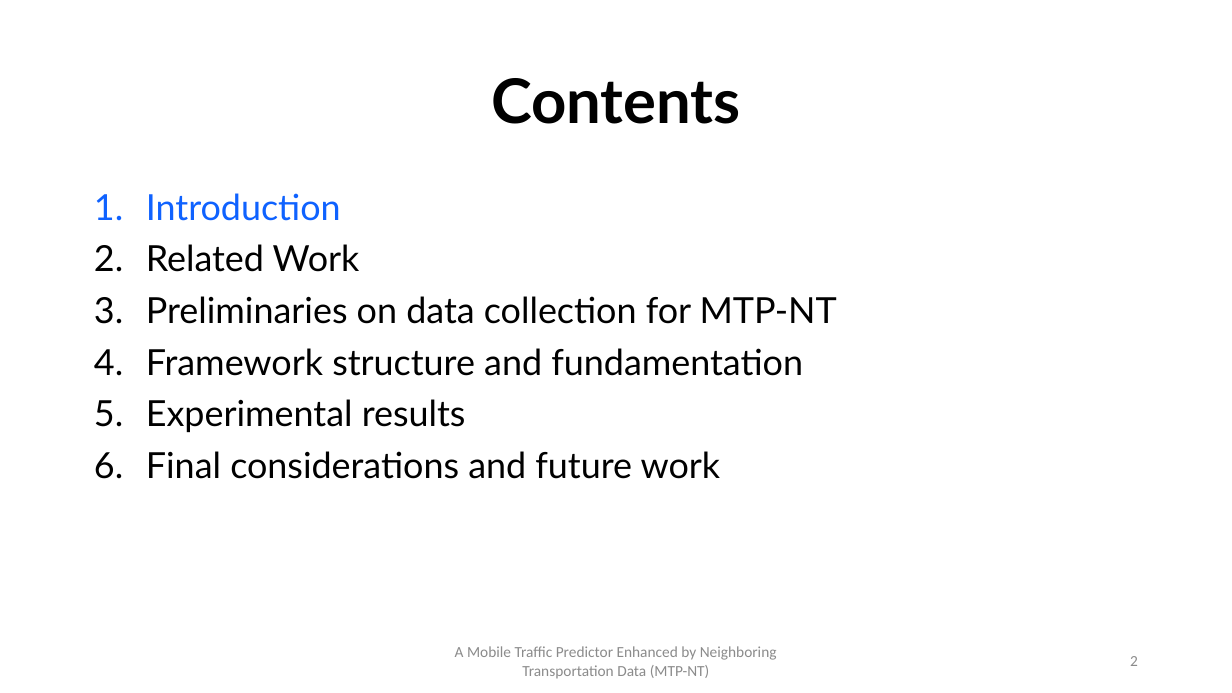
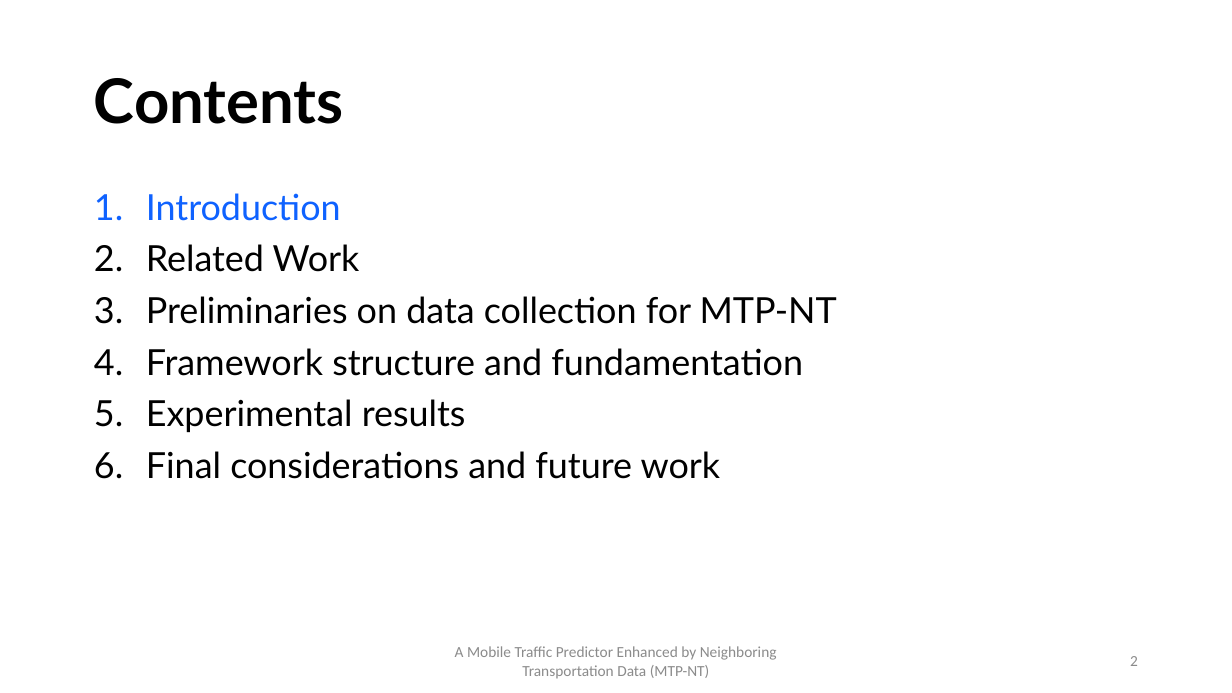
Before and after one commit to PatrickLdA/milan-telecom-analysis, a slide deck: slide 2 of defesa.pptx. Drawn at 1232x693 pixels with LibreOffice and Linux fonts; fonts in the diff are those of the drawing. Boxes give left, top, right and bottom in pixels: in the first picture for what was removed or moved away, otherwise in the second. Text is boxed around its words. In the diff, an @@ line names an element or a change of style, - is before the commit and + after.

```diff
--- a/defesa.pptx
+++ b/defesa.pptx
@@ title "Contents" at box(94, 78, 344, 124): alignment centre to left @@
```
Also in this commit, not shown: 7 other slides changed, 5 slides added.
